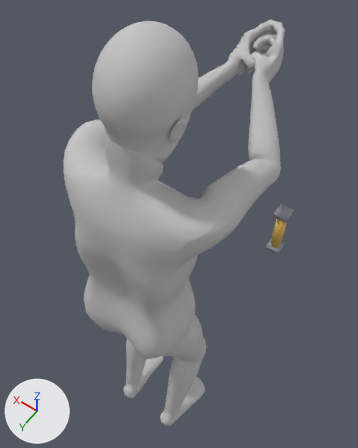
The Blender file character-base/characters/master_blank/master_blank.blend as it was, and as the next commit left it.
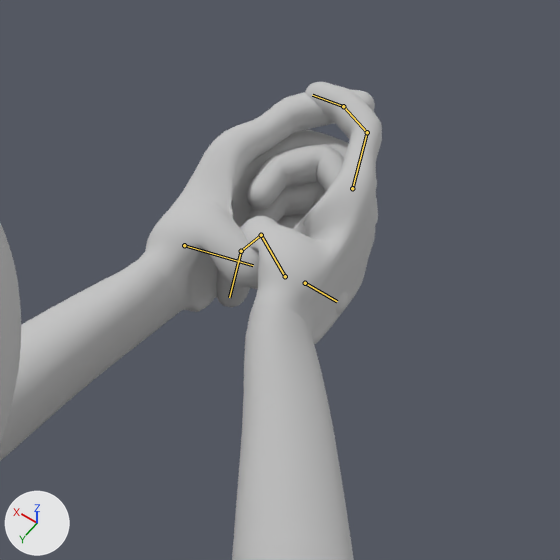
Old and new are each drawn whole from a 50 mm lens placed at (-0.516, 0.543, 2.183), pointed at (0.066, -0.273, 0.901) and again close up on the part from 54% to 91% of the width and 0% to 30% of the height. Every picture has the same lights, and +X, +Y and +Z are marked at lower left. The older version's two pictures come first. Both versions are drawn at frame 0 of the action 'pistol_aim_2h'; the numbers are the values there. The bones that change are drawn over the model as lines in the close-ups.

Objects in the first close-up: 'Forearm_L', 'Forearm_R', 'Hand_L', 'Hand_R', 'Head'.
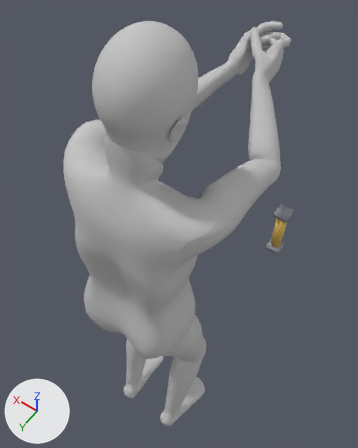
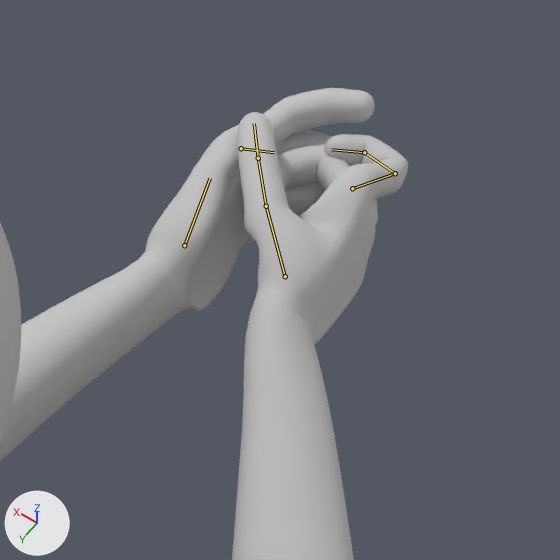
What differs and where, as boxes [x1, y1, x2, y2] in the close-ups (560 x 560 px):
'Hand_R', posed (11% shorter)
    before: [216, 82, 382, 344]
    after: [238, 112, 408, 344]
'Hand_L', posed
    before: [139, 90, 377, 314]
    after: [139, 88, 375, 312]
bone 'thumb_01_L', root to tip
    before: (184, 245) to (253, 265)
    after: (184, 245) to (210, 178)
bone 'thumb_03_L', root to tip
    before: (305, 283) to (337, 301)
    after: (241, 148) to (274, 152)
bone 'index_01_R', root to tip
    before: (352, 188) to (367, 132)
    after: (352, 188) to (395, 173)
bone 'index_02_R', root to tip
    before: (367, 132) to (343, 106)
    after: (395, 173) to (364, 152)
bone 'index_03_R', root to tip
    before: (343, 106) to (312, 95)
    after: (364, 152) to (331, 149)
bone 'thumb_01_R', root to tip
    before: (285, 276) to (261, 235)
    after: (285, 276) to (266, 206)
bone 'thumb_02_R', root to tip
    before: (261, 235) to (241, 251)
    after: (266, 206) to (258, 158)
bone 'thumb_03_R', root to tip
    before: (241, 251) to (229, 297)
    after: (258, 158) to (254, 123)

What changed in the scene script:
```text
Change bone_thumb_01_l:
    where bone_thumb_01_l = bpy.data.objects['Rig'].pose.bones['thumb_01_L']  # child of 'hand_L'
    bone_thumb_01_l.rotation_quaternion: (0.821, 0.383, 0.179, 0.383) -> (0.963, -0.083, 0.022, -0.255)  # degrees (50, 0, 50) -> degrees (-10, 0, -30)
Change bone_thumb_03_l:
    where bone_thumb_03_l = bpy.data.objects['Rig'].pose.bones['thumb_03_L']  # child of 'thumb_02_L'
    bone_thumb_03_l.rotation_quaternion: (0.982, 0.191, 0.0, 0.0) -> (0.965, 0.261, 0.0, 0.0)  # degrees (22, 0, 0) -> degrees (30, 0, 0)
Change bone_index_01_r:
    where bone_index_01_r = bpy.data.objects['Rig'].pose.bones['index_01_R']  # child of 'hand_R'
    bone_index_01_r.rotation_quaternion: (0.995, 0.105, 0.0, 0.0) -> (0.951, -0.168, 0.045, 0.255)  # degrees (12, 0, 0) -> degrees (-17, 10, 28)
Change bone_index_02_r:
    where bone_index_02_r = bpy.data.objects['Rig'].pose.bones['index_02_R']  # child of 'index_01_R'
    bone_index_02_r.rotation_quaternion: (0.954, 0.301, 0.0, 0.0) -> (0.769, 0.64, 0.0, 0.0)  # degrees (35, 0, 0) -> degrees (80, 0, 0)
Change bone_index_03_r:
    where bone_index_03_r = bpy.data.objects['Rig'].pose.bones['index_03_R']  # child of 'index_02_R'
    bone_index_03_r.rotation_quaternion: (0.985, 0.174, 0.0, 0.0) -> (0.9, 0.436, 0.0, 0.0)  # degrees (20, 0, 0) -> degrees (52, 0, 0)
Change bone_thumb_01_r:
    where bone_thumb_01_r = bpy.data.objects['Rig'].pose.bones['thumb_01_R']  # child of 'hand_R'
    bone_thumb_01_r.rotation_quaternion: (0.906, 0.423, 0.0, 0.0) -> (0.979, 0.159, -0.02, -0.124)  # degrees (50, 0, 0) -> degrees (18, 0, -14)
Change bone_thumb_02_r:
    where bone_thumb_02_r = bpy.data.objects['Rig'].pose.bones['thumb_02_R']  # child of 'thumb_01_R'
    bone_thumb_02_r.rotation_quaternion: (0.94, 0.342, 0.0, 0.0) -> (1.0, 0.031, 0.0, 0.0)  # degrees (40, 0, 0) -> degrees (3, 0, 0)
Change bone_thumb_03_r:
    where bone_thumb_03_r = bpy.data.objects['Rig'].pose.bones['thumb_03_R']  # child of 'thumb_02_R'
    bone_thumb_03_r.rotation_quaternion: (0.887, 0.462, 0.0, 0.0) -> (0.999, 0.042, 0.0, 0.0)  # degrees (55, 0, 0) -> degrees (5, 0, 0)
```
